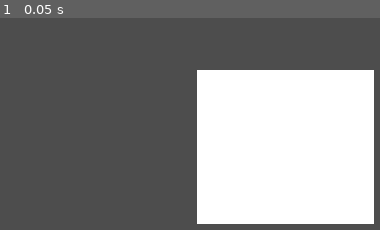
Above: before the commit, frame 1.
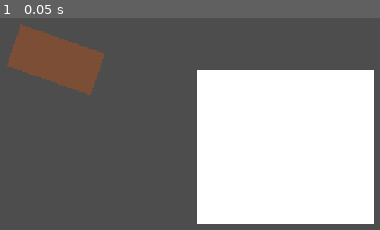
Above: after the commit, the same moment.

Repository: midenfors/project-epa
Game: Godot game, scene res://Scenes/world.tscn
Same seed, same stepped clock (60 frames per second), same inputs: the game is played once before the commit and once after it.
Inputs:
- Up to frame 1 (0.05 s): no input

The runs differ from the first frame. In frame 1, 4.8% of the frame differs, in the area x 1-28%, y 2-37%.

Commit message:
Added car to world.

Diff:
--- a/Scenes/world.tscn
+++ b/Scenes/world.tscn
@@ -1,8 +1,13 @@
 [gd_scene format=3 uid="uid://ce43gijqqf1we"]
 
 [ext_resource type="PackedScene" uid="uid://cq7mavo41v6b6" path="res://Scenes/obstacle.tscn" id="1_a02cp"]
+[ext_resource type="PackedScene" uid="uid://jlu1jv40kyf0" path="res://Scenes/car.tscn" id="2_go701"]
 
 [node name="world" type="Node2D" unique_id=235366172]
 
 [node name="Obstacle" parent="." unique_id=372518061 instance=ExtResource("1_a02cp")]
 position = Vector2(536, 334)
+
+[node name="Car" parent="." unique_id=1563742778 instance=ExtResource("2_go701")]
+position = Vector2(204, 209)
+rotation = 1.9069173
--- /dev/null
+++ b/world.tscn
@@ -0,0 +1,3 @@
+[gd_scene format=3 uid="uid://uljmo7hvn13e"]
+
+[node name="world" type="Node2D" unique_id=235366172]
